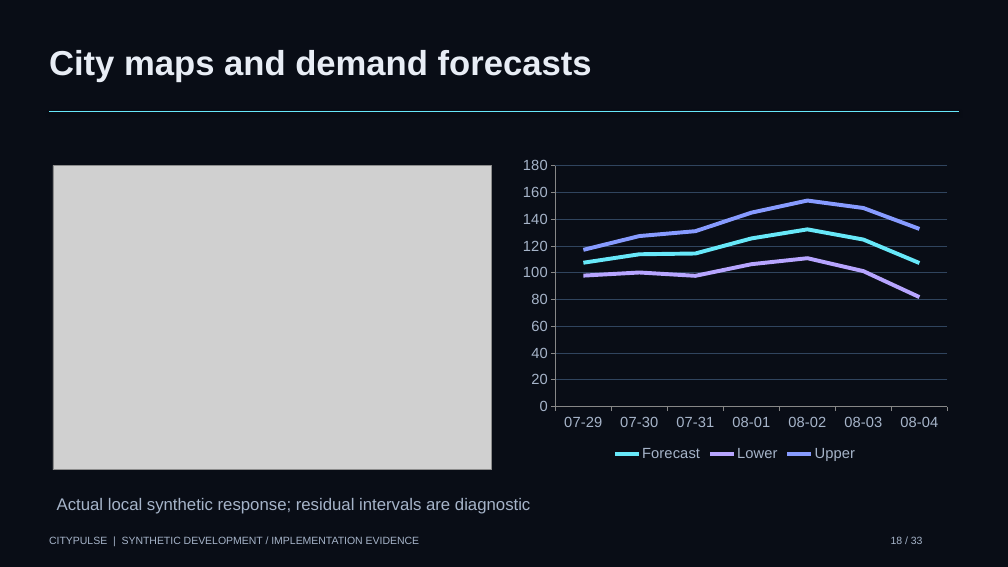
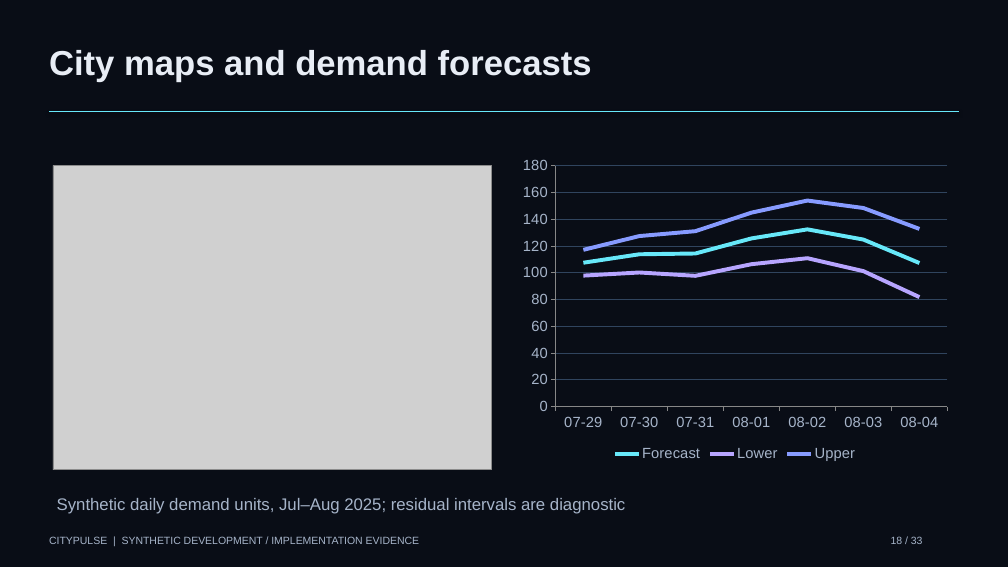
Before and after one commit to manikantbindass/CityPulse, a slide deck: slide 18 of docs/presentations/CityPulse-Project-Presentation.pptx. Drawn at 1008x567 pixels with LibreOffice and Linux fonts; fonts in the diff are those of the drawing; grey boxes stand for pictures. Boxes give left, top, right and bottom in pixels: in the first picture for what was removed or moved away, otherwise in the second. Text is boxed around its words. In the diff, an @@ line names an element or a change of style, - is before the commit and + after.

```diff
--- a/docs/presentations/CityPulse-Project-Presentation.pptx
+++ b/docs/presentations/CityPulse-Project-Presentation.pptx
@@ text at <box>57,498,625,514</box>: text changed @@
-Actual local synthetic response; residual intervals are diagnostic
+Synthetic daily demand units, Jul–Aug 2025; residual intervals are diagnostic
```
Also in this commit, not shown: 5 other slides changed, 20 other files.
